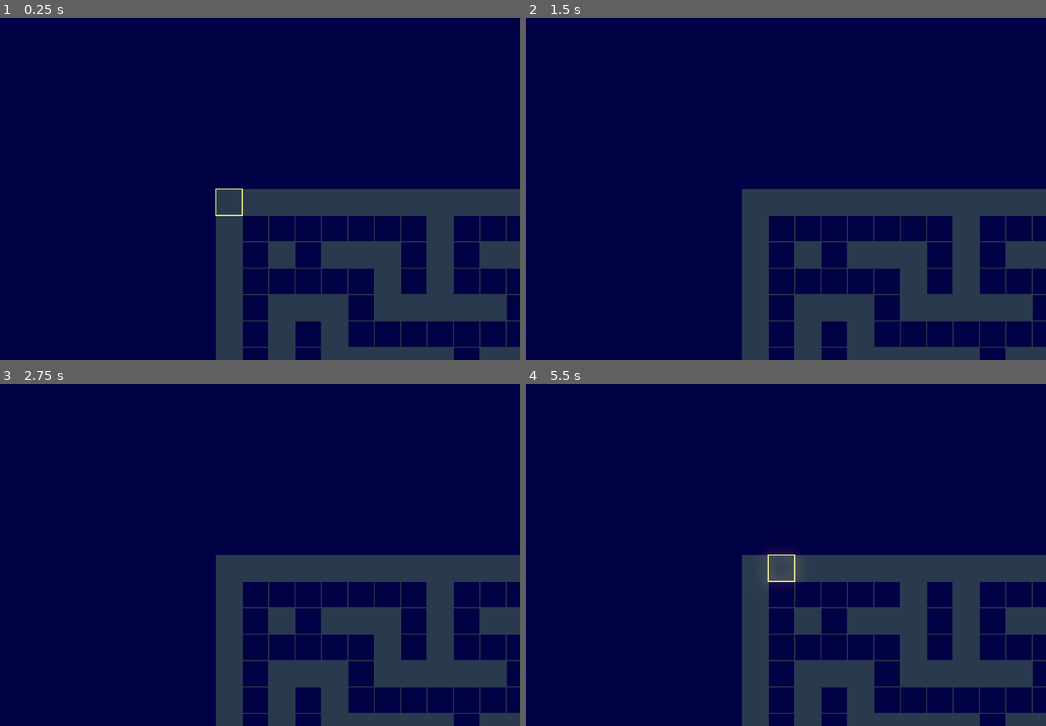
Above: before the commit, frames 1-4 (two rows, left to right).
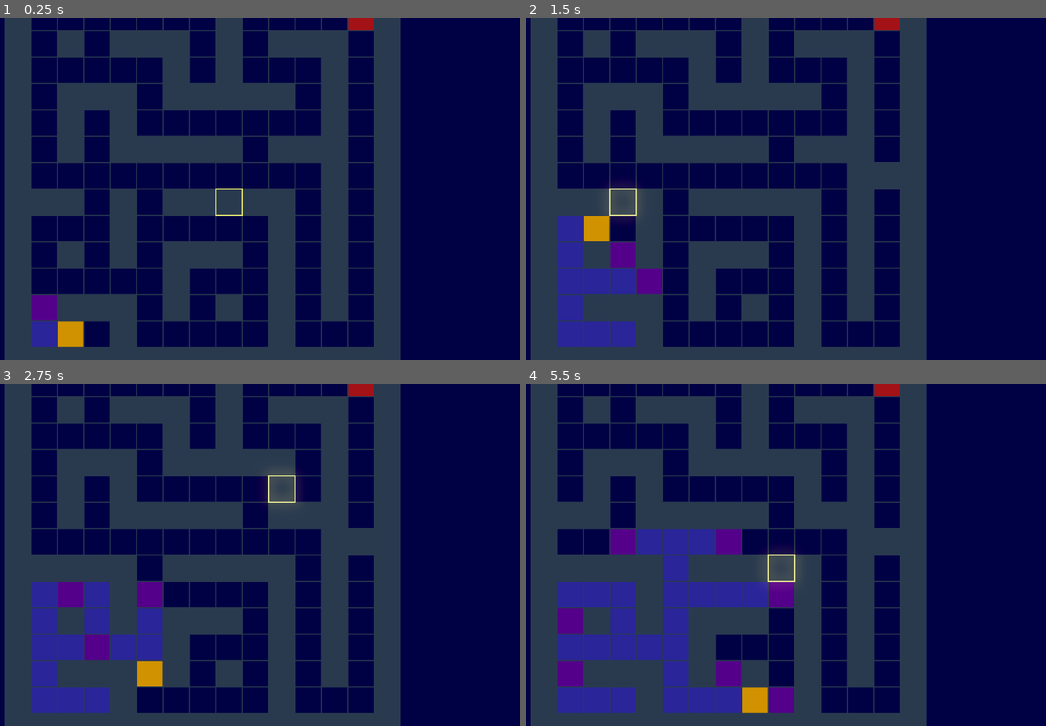
Above: after the commit, the same moments.

Repository: Foolminate/kintsugi-workbench
Game: Godot game, scene res://problems/advent-of-code/aoc-2024/16/day16.tscn
The game is run twice, just before and just after one commit, with the same random seed, the same clock (stepped at 60 frames per second) and the same inputs. This scene is started directly instead of the project's main scene.
Inputs (mouse positions are in pixels of both pictures, inside the frame that each line leads up to):
- Up to frame 1 (0.25 s): no input
- Up to frame 2 (1.5 s): move the mouse to (874, 171) at 0.52 s; click (874, 171) at 0.67 s; move the mouse to (619, 206) at 1.27 s; click (619, 206) at 1.42 s
- Up to frame 3 (2.75 s): move the mouse to (275, 479) at 2.02 s; click (275, 479) at 2.17 s
- Up to frame 4 (5.5 s): move the mouse to (713, 623) at 2.77 s; click (713, 623) at 2.92 s; move the mouse to (926, 606) at 3.52 s; click (926, 606) at 3.67 s; move the mouse to (557, 503) at 4.27 s; click (557, 503) at 4.42 s; move the mouse to (770, 555) at 5.02 s; click (770, 555) at 5.17 s

The runs differ from the first frame. In frame 1, 44% of the frame differs, in the area x 0-100%, y 0-100%; in frame 2, 48%; in frame 3, 50%; in frame 4, 55%.

Commit message:
chore: improved day16 solver

Diff:
--- a/core/engine/conductor.gd
+++ b/core/engine/conductor.gd
@@ -74,7 +74,7 @@
         _rewind_target_index = divergence_index - 1
         _is_resolving_divergence = true
         _saved_speed = _playback_speed
-        _playback_speed = max(_playback_speed, 5.0) # Accelerated rewind
+        _playback_speed = max(_playback_speed, 50.0) # Accelerated rewind
         play_backward()
     else:
         _trace = new_trace
--- a/core/engine/orchestrator.gd
+++ b/core/engine/orchestrator.gd
@@ -88,5 +88,6 @@
 
 	match step.type:
 		Enums.StepType.GRID_UPDATE:
+			print("Set cell at ", step.target, " to state ", Enums.CellState.keys()[value])
 			grid_visualizer.set_cell_state(step.target, value)
 		# Add other step types here (CAMERA_MOVE, etc.)
--- a/problems/advent-of-code/aoc-2024/16/day16.tscn
+++ b/problems/advent-of-code/aoc-2024/16/day16.tscn
@@ -32,6 +32,7 @@
 puzzle_input = SubResource("Resource_fqc0c")
 
 [node name="Camera2D" type="Camera2D" parent="."]
+offset = Vector2(400, 400)
 process_callback = 0
 position_smoothing_speed = 10.0
 editor_draw_limits = true
--- a/problems/advent-of-code/aoc-2024/16/day16_solver.gd
+++ b/problems/advent-of-code/aoc-2024/16/day16_solver.gd
@@ -42,12 +42,9 @@
 	var pq = PriorityQueue.new()
 	var visited: Dictionary = {} # Key: Vector3i(x, y, dir_idx), Value: cost
 
-	var start_pos = grid.start
-	var end_pos = grid.end
-
 	# Start facing East (1, 0)
 	var start_dir = Vector2i.RIGHT
-	var start_node = SearchNode.new(start_pos, start_dir, 0)
+	var start_node = SearchNode.new(grid.start, start_dir, 0)
 	pq.push(0, start_node)
 
 	var final_node: SearchNode = null
@@ -65,25 +62,21 @@
 		# Trace: Current
 		trace.append(create_step(Enums.StepType.GRID_UPDATE, current.pos, Enums.CellState.ACTIVE, grid.cells.get(current.pos, Enums.CellState.EMPTY)))
 
-		if current.pos == end_pos:
+		if current.pos == grid.end:
 			final_node = current
 			trace.append(create_step(Enums.StepType.LOG_MESSAGE, current.pos, "Target Reached! Cost: %d" % current.cost, null))
 			break
 
-		# A. Move Forward
-		var fwd_pos = current.pos + current.dir
-		var next_node = SearchNode.new(fwd_pos, current.dir, current.cost + 1, current)
-		_try_queue(pq, visited, next_node, trace, grid.cells)
+		# Explore all 4 directions
+		var directions = [Vector2i.RIGHT, Vector2i.DOWN, Vector2i.LEFT, Vector2i.UP]
+		for move_dir in directions:
+			if move_dir == -current.dir:
+				continue
 
-		# B. Turn Clockwise
-		var cw_dir = Vector2i(-current.dir.y, current.dir.x)
-		var cw_node = SearchNode.new(current.pos, cw_dir, current.cost + 1000, current)
-		_try_queue(pq, visited, cw_node, trace, grid.cells)
-
-		# C. Turn Counter-Clockwise
-		var ccw_dir = Vector2i(current.dir.y, -current.dir.x)
-		var ccw_node = SearchNode.new(current.pos, ccw_dir, current.cost + 1000, current)
-		_try_queue(pq, visited, ccw_node, trace, grid.cells)
+			var next_pos = current.pos + move_dir
+			var turn_cost = _calculate_turn_cost(current.dir, move_dir)
+			var next_node = SearchNode.new(next_pos, move_dir, current.cost + 1 + turn_cost, current)
+			_try_queue(pq, visited, next_node, trace, grid.cells)
 
 		# Trace: Visited
 		trace.append(create_step(Enums.StepType.GRID_UPDATE, current.pos, Enums.CellState.VISITED, Enums.CellState.ACTIVE))
@@ -106,11 +99,16 @@
 
 	if visited.has(key) and visited[key] <= node.cost:
 		return
-	# if visited.has(key):
-	# 	return
 
 	pq.push(node.cost, node)
 	trace.append(create_step(Enums.StepType.GRID_UPDATE, node.pos, Enums.CellState.QUEUED, grid_data.get(node.pos, Enums.CellState.EMPTY)))
+
+func _calculate_turn_cost(current_dir: Vector2i, new_dir: Vector2i) -> int:
+	if current_dir == new_dir:
+		return 0
+	if current_dir == -new_dir:
+		return 2000
+	return 1000
 
 func _get_dir_index(dir: Vector2i) -> int:
 	if dir == Vector2i.RIGHT: return 0
